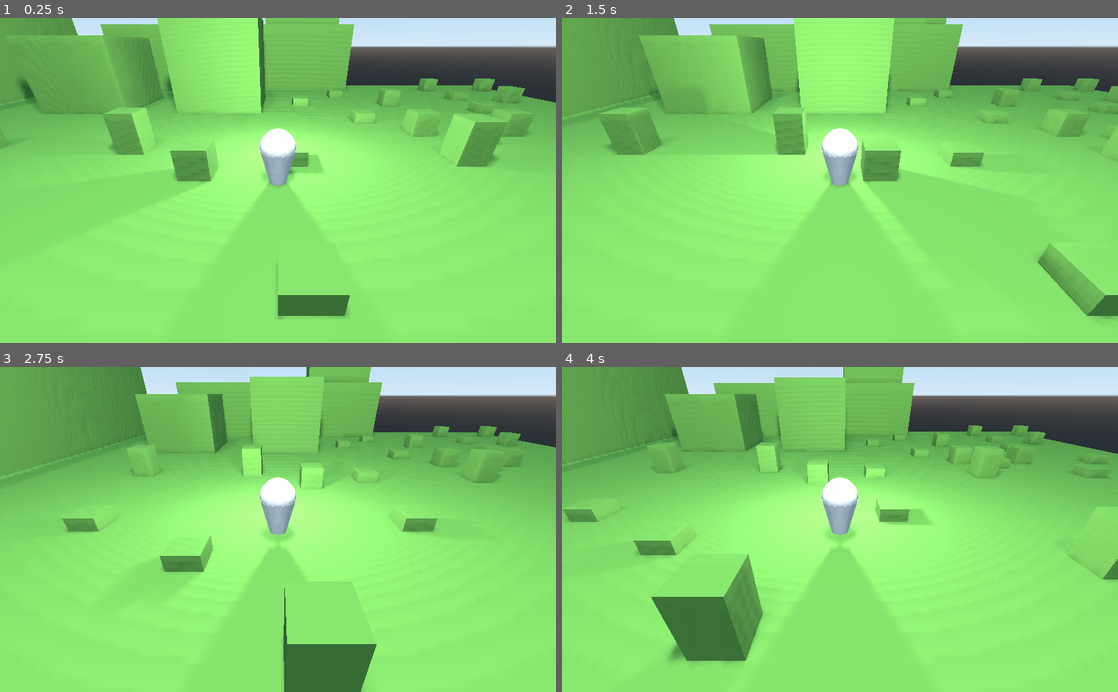
Above: before the commit, frames 1-4 (two rows, left to right).
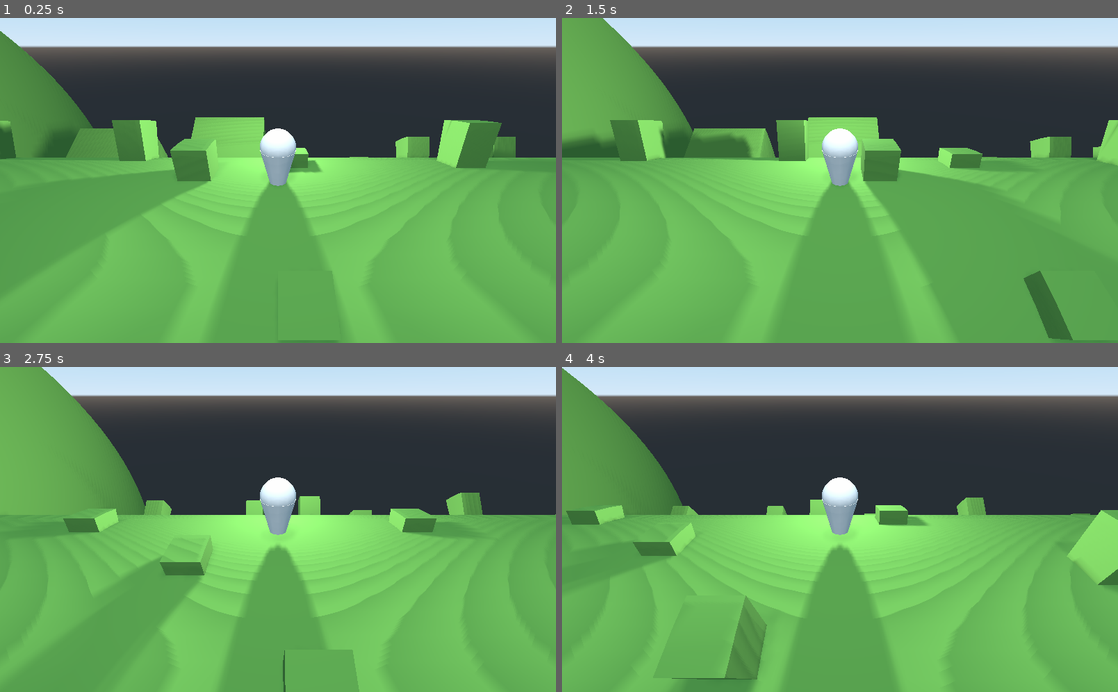
Above: after the commit, the same moments.

Repository: lynnpepin/rollinglogshader
Game: Godot game, scene res://world.tscn
Two runs of this game, one before a commit and one after it. Both use one fixed random seed, a clock stepped at 60 frames per second and the inputs below.
Inputs:
- Up to frame 1 (0.25 s): no input
- Up to frame 2 (1.5 s): tap Enter at 0.5 s; hold Right (ui_right) 0.53-1.28 s; hold A (A) 0.53-1.28 s; tap D (D) at 0.8, 1.35 s; hold Down (ui_down) from 1.28 s (still down)
- Up to frame 3 (2.75 s): tap S (S) at 1.55 s; tap Space (space) at 2 s; release Down (ui_down) at 2.03 s; hold Right (ui_right) from 2.03 s (still down); hold S (S) from 2.03 s (still down); tap A (A) at 2.3 s
- Up to frame 4 (4 s): release Right (ui_right) at 2.78 s; release S (S) at 2.78 s; hold Up (ui_up) 2.78-3.53 s; tap A (A) at 2.85 s; tap D (D) at 3.05 s; tap Enter at 3.5 s; hold Left (ui_left) from 3.53 s (still down); hold D (D) from 3.53 s (still down); tap S (S) at 3.8 s

The runs differ from the first frame. In frame 1, 87% of the frame differs, in the area x 0-100%, y 0-100%; in frame 2, 84%; in frame 3, 81%; in frame 4, 82%.

Commit message:
Tree and comments

Diff:
--- /dev/null
+++ b/bad_tree.tscn
@@ -0,0 +1,57 @@
+[gd_scene load_steps=6 format=2]
+
+[sub_resource type="CylinderMesh" id=1]
+top_radius = 0.001
+bottom_radius = 1.25
+height = 0.25
+radial_segments = 12
+
+[sub_resource type="CylinderMesh" id=2]
+top_radius = 0.001
+height = 0.5
+radial_segments = 12
+
+[sub_resource type="CylinderMesh" id=3]
+top_radius = 0.001
+bottom_radius = 0.75
+height = 0.75
+radial_segments = 12
+
+[sub_resource type="CylinderMesh" id=4]
+top_radius = 0.001
+bottom_radius = 0.125
+height = 1.0
+radial_segments = 12
+
+[sub_resource type="CylinderMesh" id=5]
+top_radius = 0.3
+bottom_radius = 0.5
+height = 1.0
+radial_segments = 12
+
+[node name="Tree" type="Spatial"]
+
+[node name="Leaves1" type="MeshInstance" parent="."]
+transform = Transform( 1, 0, 0, 0, 1, 0, 0, 0, 1, 0, 1.125, 0 )
+mesh = SubResource( 1 )
+material/0 = null
+
+[node name="Leaves2" type="MeshInstance" parent="."]
+transform = Transform( 1, 0, 0, 0, 1, 0, 0, 0, 1, 0, 1.5, 0 )
+mesh = SubResource( 2 )
+material/0 = null
+
+[node name="Leaves3" type="MeshInstance" parent="."]
+transform = Transform( 1, 0, 0, 0, 1, 0, 0, 0, 1, 0, 2, 0 )
+mesh = SubResource( 3 )
+material/0 = null
+
+[node name="Leaves4" type="MeshInstance" parent="."]
+transform = Transform( 1, 0, 0, 0, 1, 0, 0, 0, 1, 0, 2.5, 0 )
+mesh = SubResource( 4 )
+material/0 = null
+
+[node name="Trunk" type="MeshInstance" parent="."]
+transform = Transform( 1, 0, 0, 0, 1, 0, 0, 0, 1, 0, 0.5, 0 )
+mesh = SubResource( 5 )
+material/0 = null
--- a/rolling_log.shader
+++ b/rolling_log.shader
@@ -1,57 +1,32 @@
-/* TODO: Recalculate normals, cleanup
+/* TODO: Recalculate normals, cleanup and comment
  */
+
 shader_type spatial;
+// player_pos updated in Ground.gd, used to calculate distance from player
 uniform float PI = 3.14159265358979323846264;
 uniform vec3 player_pos = vec3(0.0, 0.0, 0.0);
-uniform bool active = false;
+// Set "active" to  false  to turn off the displacement shader.
+uniform bool active = true;
+// Use RADIUS to determine how warped the world should be.
+uniform float RADIUS = 10.0;
+uniform bool hang = false;
+// TODO: More uniform properties to use here as generic shader
 
 
-// https://godot-es-docs.readthedocs.io/en/latest/tutorials/shading/vertex_displacement_with_shaders.html
-// hash and noise function to add simple texture to the plane
-float hash(vec2 p) {
-  return fract(sin(dot(p * 17.17, vec2(14.91, 67.31))) * 4791.9511);
-}
-
-float noise(vec2 x) {
-  vec2 p = floor(x);
-  vec2 f = fract(x);
-  f = f * f * (3.0 - 2.0 * f);
-  vec2 a = vec2(1.0, 0.0);
-  return mix(mix(hash(p + a.yy), hash(p + a.xy), f.x),
-         mix(hash(p + a.yx), hash(p + a.xx), f.x), f.y);
-}
-
-float fbm(vec2 x) {
-  float height = 0.0;
-  float amplitude = 0.5;
-  float frequency = 3.0;
-  for (int i = 0; i < 6; i++){
-    height += noise(x * frequency) * amplitude;
-    amplitude *= 0.5;
-    frequency *= 2.0;
-  }
-  return height;
-}
-
-uniform vec3 original_vertex;
 
 
 void vertex() {
-	// Add some noise
-	COLOR.rgb += 0.0;
-	//VERTEX.y += 1.0*fbm(VERTEX.xz) - 0.5;
-
-	// Now let's do displacements to "roll log"
+	// Vertex displacement math, as a function of dist_z, dist_y
 	float dist_z = VERTEX.z - player_pos.z;
-	float dist_y = VERTEX.y; // - player_pos.y;
-	float RADIUS = 10.0;
+	float dist_y = VERTEX.y;
+	// Dz and theta is calculated from RADIUS for use in the transform.
 	float Dz = PI*RADIUS/2.0;
 	float theta = dist_z / RADIUS;
-	int side;
 
 	// Calculate which "side" we're on
 	// 1 and -1 represent "hanging towel"
 	// 0 represents the "rolling log" part
+	int side;
 	if (active) {
 		if (dist_z > Dz) {
 			side = 1;
@@ -61,20 +36,26 @@
 			side = 0;
 		}
 
-		// Sides still do not work as expected!
+		// set side = 0 if you want a log without "hanging sides"
+		if (!hang) { side = 0; }
+
+
 		if (side == 1) {
+			// positive vertical side
 			VERTEX.y = -(dist_z - Dz) - RADIUS;
 			VERTEX.z = dist_y + RADIUS;
 		}
 		if (side == -1) {
+			// negative vertical side
 			VERTEX.y = (dist_z + Dz) - RADIUS;
 			VERTEX.z = - (dist_y + RADIUS)
 		}
 		if (side == 0) {
+			// rolling log
 			VERTEX.y = (dist_y + RADIUS)*cos(theta) - RADIUS;
 			VERTEX.z = (dist_y + RADIUS)*sin(theta) ;
 		}
-
+		// reposition world vertices
 		VERTEX.z += player_pos.z;
 
 		// todo - recalculate normals
@@ -82,6 +63,6 @@
 }
 
 void fragment() {
-	//ALBEDO = vec3(0.1, 0.3, 0.1);
+	// Add color
 	ALBEDO = vec3(0.1, 0.3, 0.05);
 }
--- a/world.tscn
+++ b/world.tscn
@@ -23,14 +23,22 @@
 shader = ExtResource( 4 )
 shader_param/PI = 3.14159
 shader_param/player_pos = Vector3( 0, 0, 0 )
-shader_param/active = false
-shader_param/original_vertex = null
+shader_param/active = true
+shader_param/RADIUS = 8.0
+shader_param/hang = false
 
 [node name="Spatial" type="Spatial"]
 
 [node name="DirectionalLight" type="DirectionalLight" parent="."]
 transform = Transform( 0.965926, 0.224144, -0.12941, 0, 0.5, 0.866025, 0.258819, -0.836516, 0.482963, 0, 4.92319, 0 )
 light_energy = 0.3
+light_indirect_energy = 0.0
+shadow_enabled = true
+
+[node name="DirectionalLight2" type="DirectionalLight" parent="."]
+transform = Transform( 1, 0, 0, 0, -4.37114e-08, 1, 0, -1, -4.37114e-08, 0, 5, 0 )
+visible = false
+light_energy = 2.0
 light_indirect_energy = 0.0
 shadow_enabled = true
 
@@ -55,13 +63,16 @@
 transform = Transform( 1, 0, 0, 0, 1, 0, 0, 0, 1, 0, 1, -2 )
 light_energy = 3.0
 shadow_enabled = true
-omni_range = 12.9614
+omni_range = 26.6
+omni_shadow_mode = 0
 
 [node name="OmniLight2" type="OmniLight" parent="Player"]
 transform = Transform( 1, 0, 0, 0, 1, 0, 0, 0, 1, 0, 11.1839, 4.05476 )
 light_energy = 2.0
 shadow_enabled = true
-omni_range = 75.9771
+omni_range = 16.6
+omni_attenuation = 1.27456
+omni_shadow_mode = 0
 
 [node name="Ground" type="MeshInstance" parent="."]
 cast_shadow = 2
Not shown, changed: README.md
